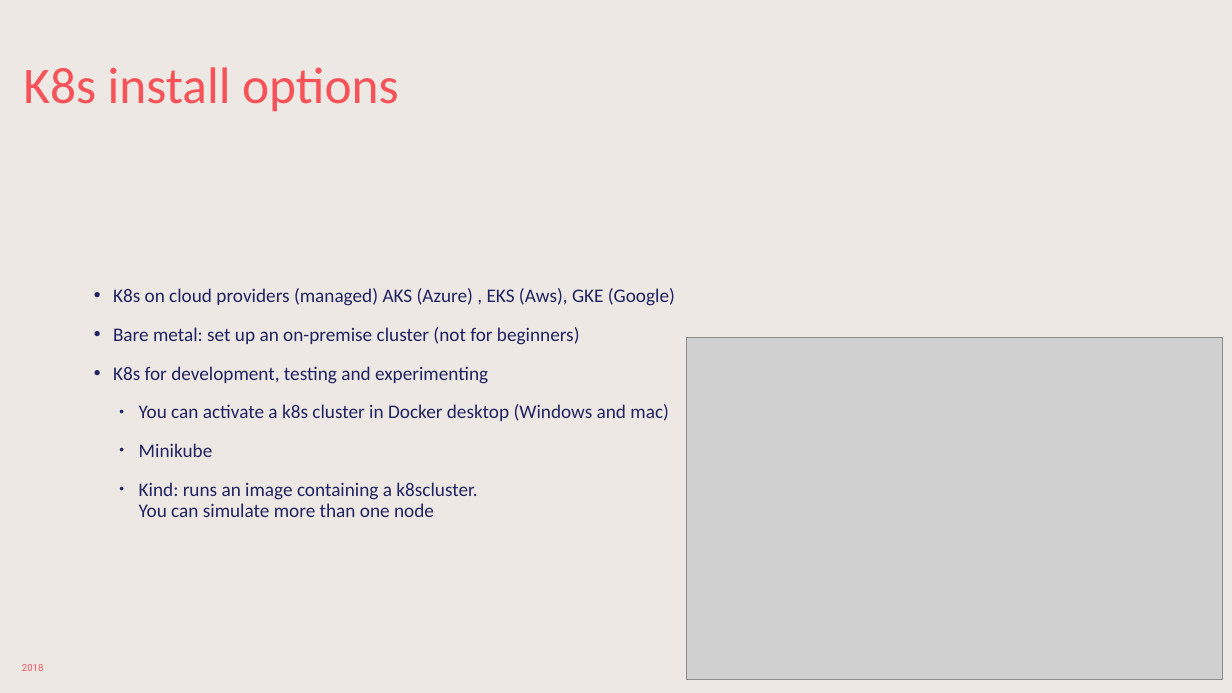
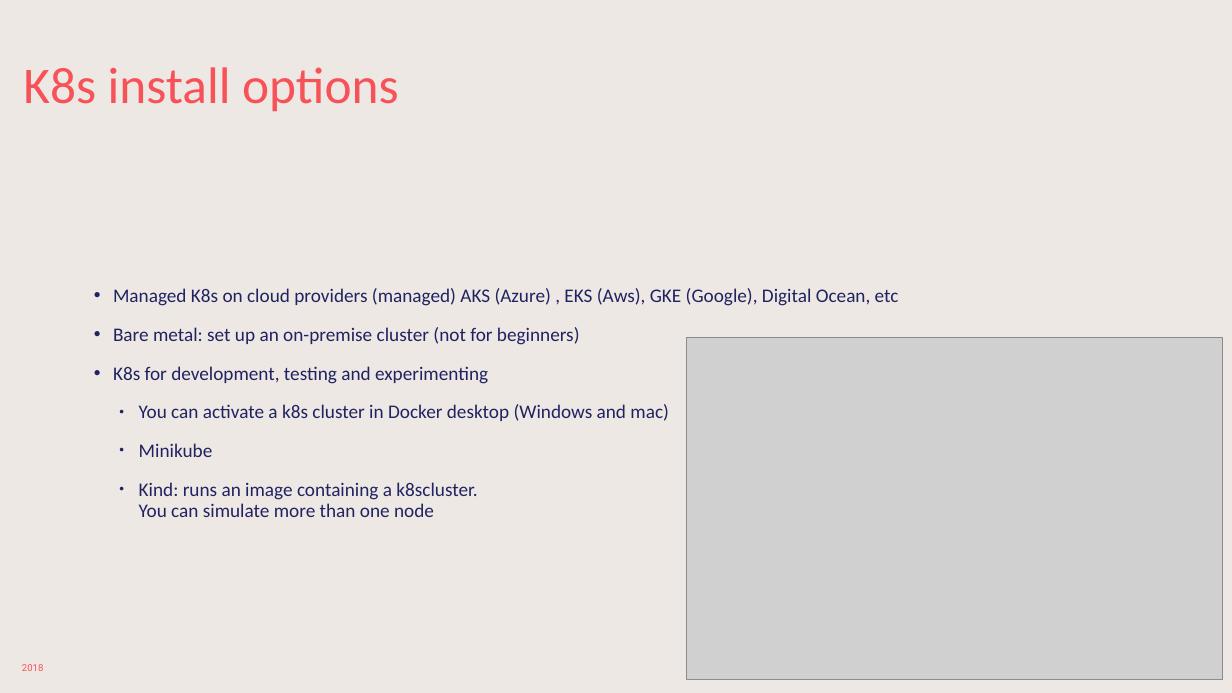
Before and after one commit to sabbadino/deltatre-community-meetups-session-3, a slide deck: slide 4 of K8s-basic.pptx. Drawn at 1232x693 pixels with LibreOffice and Linux fonts; fonts in the diff are those of the drawing; grey boxes stand for pictures; background and template pictures are left out. Boxes give left, top, right and bottom in pixels: in the first picture for what was removed or moved away, otherwise in the second. Text is boxed around its words. In the diff, an @@ line names an element or a change of style, - is before the commit and + after.

```diff
--- a/K8s-basic.pptx
+++ b/K8s-basic.pptx
@@ text at box(113, 288, 899, 306): text changed @@
-• K8s on cloud providers (managed) AKS (Azure) , EKS (Aws), GKE (Google)
+• Managed K8s on cloud providers (managed) AKS (Azure) , EKS (Aws), GKE (Google), Digital Ocean, etc
```
Also in this commit, not shown: 9 other slides changed, 34 other files.
